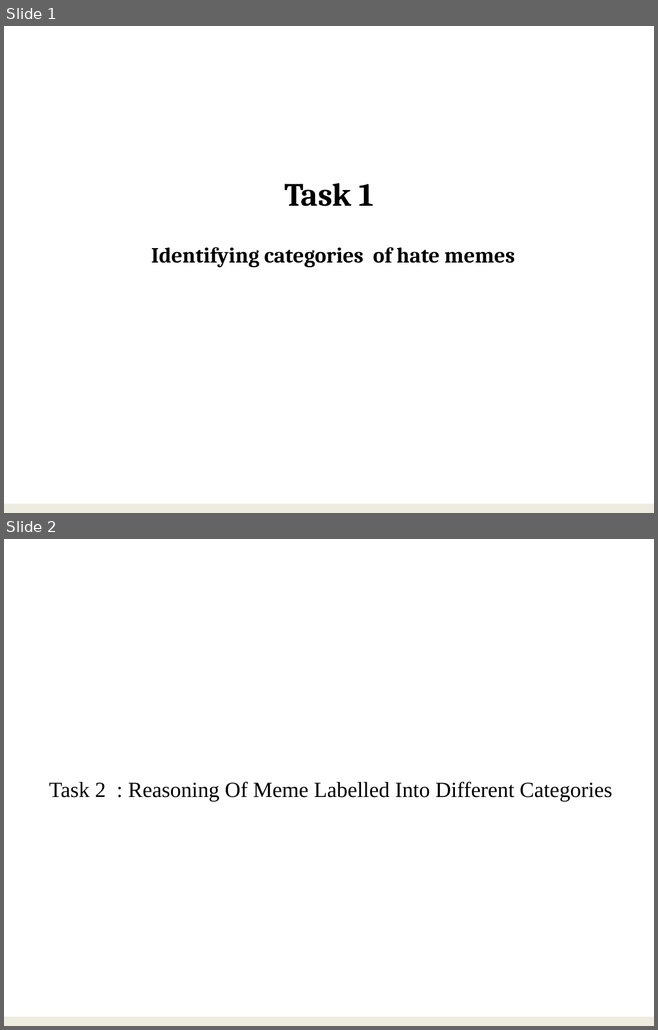
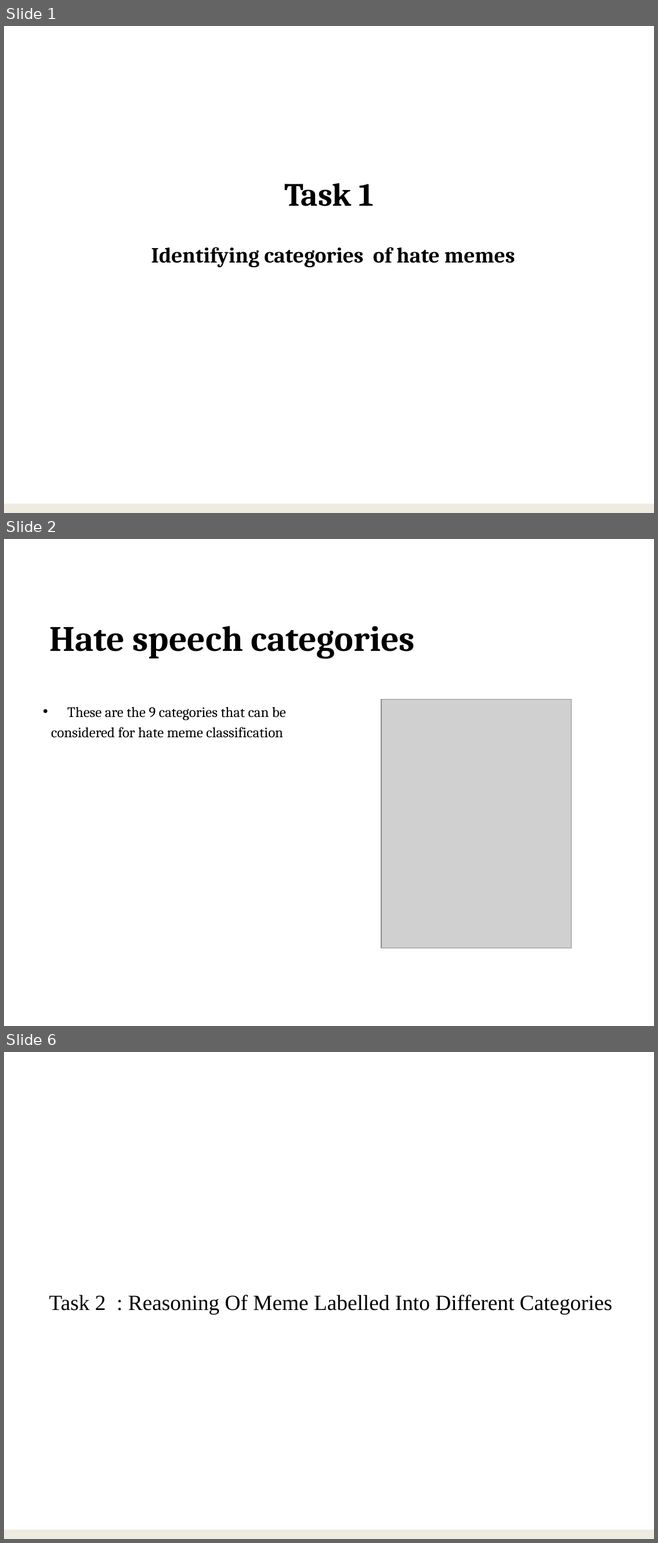
Before and after one commit to VarunBohara/Mini-Project-Documents, a slide deck: Literature survey 3.pptx. Shown one above the other, each under a label of ours: slides 1 and 2 before the commit, slides 1, 2 and 6 after it; the slides between them are not shown. The pictures are 658x1030 and 658x1543 pixels, drawn with LibreOffice and Linux fonts; fonts in the diff are those of the drawing; grey boxes stand for pictures. Boxes give left, top, right and bottom in pixels: in the first picture for what was removed or moved away, otherwise in the second. Text is boxed around its words. In the diff, an @@ line names an element or a change of style, - is before the commit and + after.

```diff
--- a/Literature survey 3.pptx
+++ b/Literature survey 3.pptx
@@ slide 2 added at <box>4,539,654,1026</box>, background #FFFFFF @@
@@ title added at <box>49,626,415,659</box>, 39.6 pt, text #000000, bold @@
+Hate speech categories
@@ text added at <box>51,707,286,738</box>, 16 pt, text #000000 @@
+• These are the 9 categories that can be
+considered for hate meme classification
@@ picture added at <box>381,700,571,948</box> @@
@@ what was slide 2 is now slide 6 @@
```
Also in this commit, not shown: 3 other slides added.
